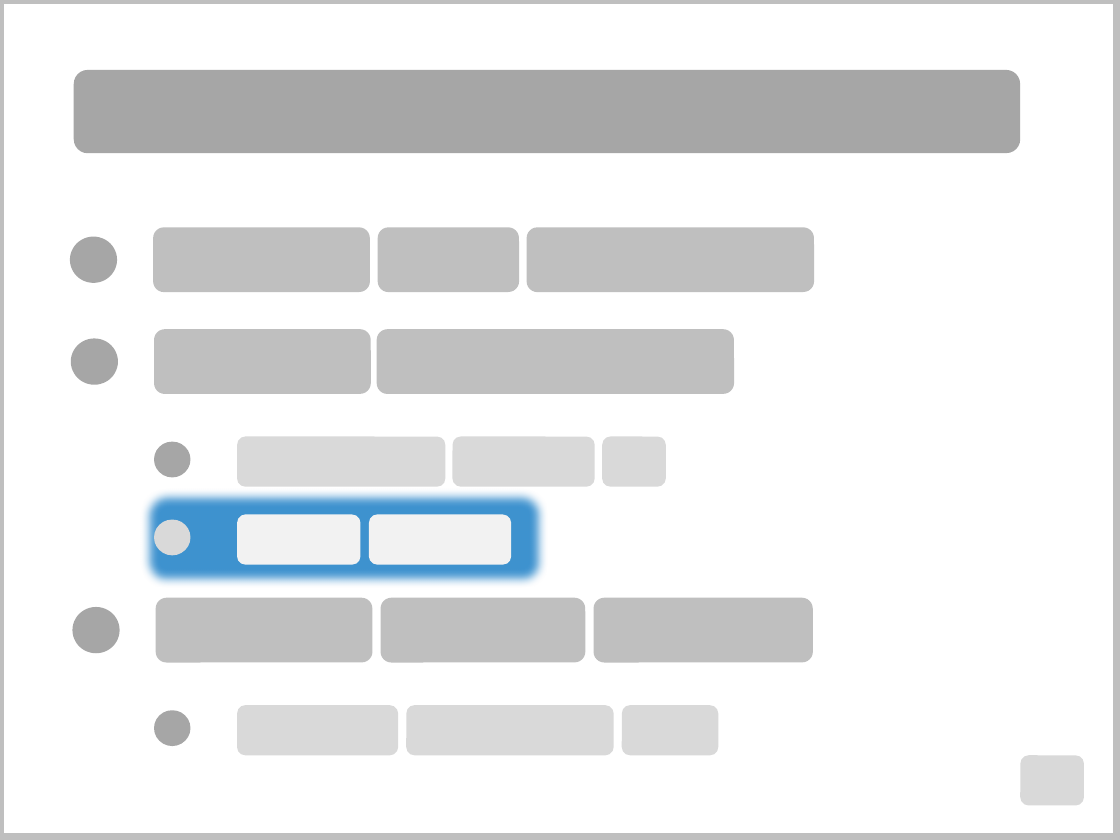
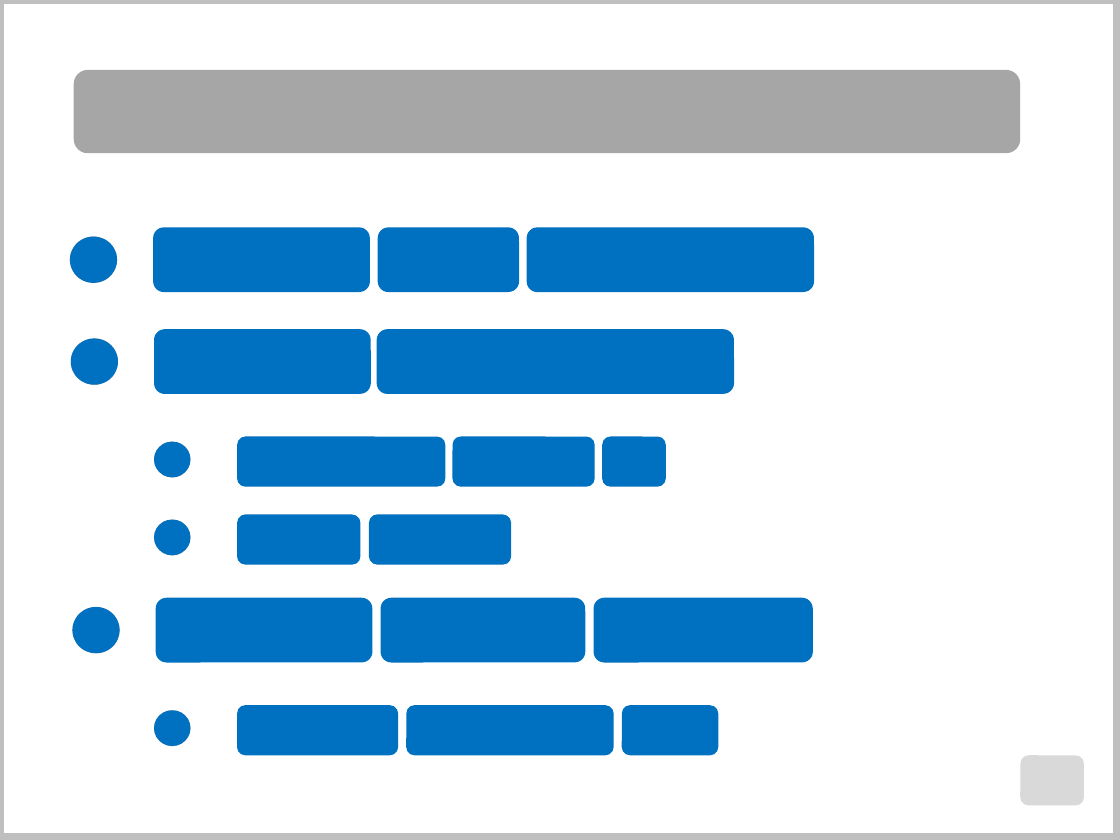
Before and after one commit to PowerPointLabs/PowerPointLabs, a slide deck: slide 3 of doc/Highlight points gif.pptx (slide 7 before the commit). Drawn at 1120x840 pixels with LibreOffice and Linux fonts; fonts in the diff are those of the drawing. Boxes give left, top, right and bottom in pixels: in the first picture for what was removed or moved away, otherwise in the second. Text is boxed around its words. In the diff, an @@ line names an element or a change of style, - is before the commit and + after.

```diff
--- a/doc/Highlight points gif.pptx
+++ b/doc/Highlight points gif.pptx
@@ ellipse added at (x1=70, y1=238, x2=118, y2=286), fill #0070C0 @@
@@ ellipse added at (x1=70, y1=339, x2=118, y2=386), fill #0070C0 @@
@@ ellipse added at (x1=154, y1=442, x2=190, y2=479), fill #0070C0 @@
@@ rounded rectangle removed at (x1=140, y1=487, x2=546, y2=585) @@
@@ ellipse at (x1=154, y1=521, x2=190, y2=557): fill #D9D9D9 to #A6A6A6 @@
@@ ellipse added at (x1=154, y1=521, x2=190, y2=557), fill #0070C0 @@
@@ rounded rectangle at (x1=238, y1=515, x2=361, y2=566): fill #F2F2F2 to #0070C0 @@
@@ rounded rectangle at (x1=370, y1=515, x2=512, y2=566): fill #F2F2F2 to #0070C0 @@
@@ fill #BFBFBF to #0070C0 in 8 elements at (x1=154, y1=227, x2=370, y2=291), (x1=378, y1=227, x2=518, y2=291), (x1=526, y1=227, x2=815, y2=291), (x1=154, y1=330, x2=370, y2=395), (x1=378, y1=330, x2=736, y2=395), (x1=157, y1=599, x2=372, y2=664), (x1=381, y1=599, x2=585, y2=664), (x1=594, y1=599, x2=812, y2=664) @@
@@ ellipse added at (x1=73, y1=608, x2=120, y2=655), fill #0070C0 @@
@@ ellipse added at (x1=154, y1=711, x2=190, y2=748), fill #0070C0 @@
@@ fill #D9D9D9 to #0070C0 in 6 elements at (x1=238, y1=437, x2=445, y2=487), (x1=454, y1=437, x2=596, y2=487), (x1=602, y1=437, x2=666, y2=487), (x1=238, y1=706, x2=400, y2=756), (x1=406, y1=706, x2=613, y2=756), (x1=622, y1=706, x2=717, y2=756) @@
```
Also in this commit, not shown: 3 other slides changed, 8 slides removed.
